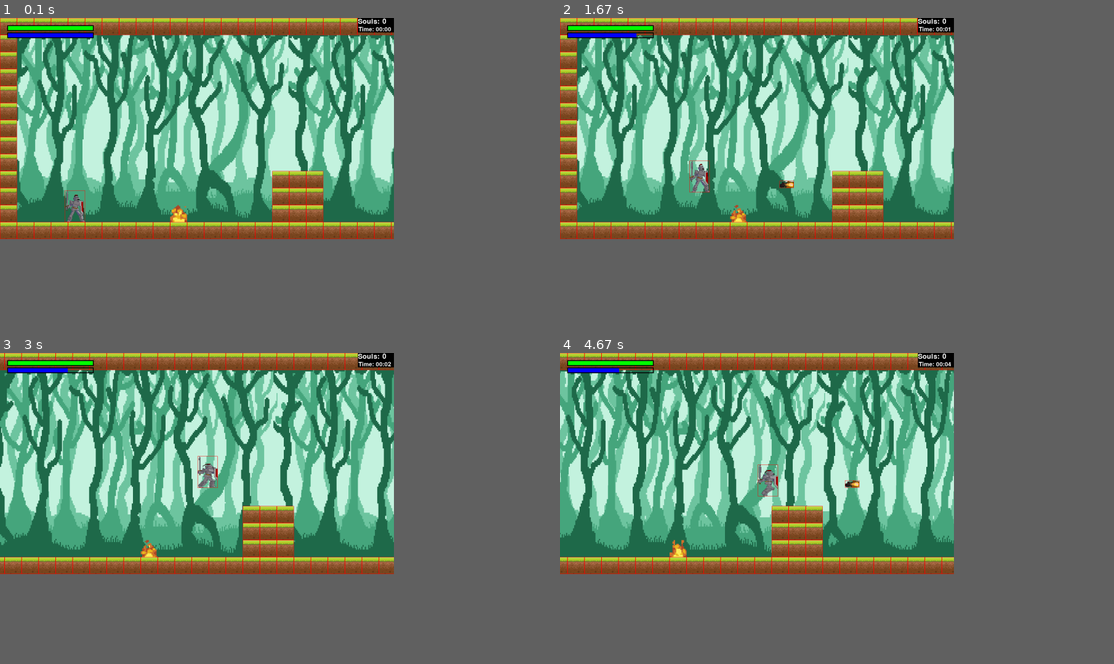
Above: before the commit, frames 1-4 (two rows, left to right).
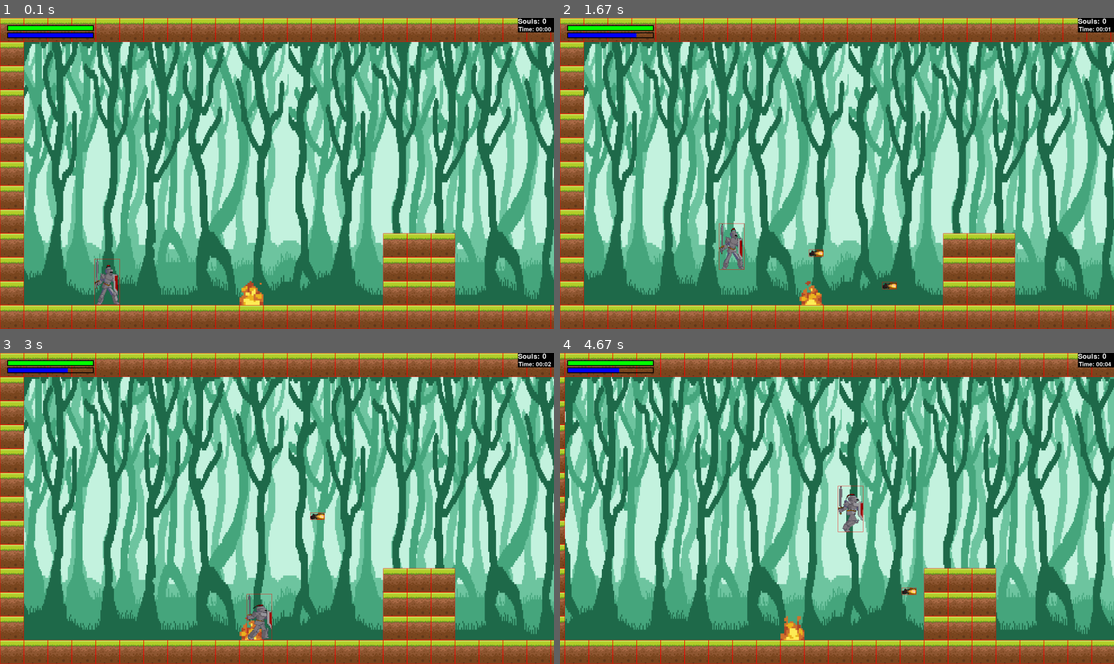
Above: after the commit, the same moments.

Repository: Ignacio630/ignacio_medici_pygame_tp_final
Game: pygame game, started from proyecto_final_juego/main.py
The game is run twice, just before and just after one commit, with the same random seed, the same clock (stepped at 60 frames per second) and the same inputs.
Inputs:
- Up to frame 1 (0.1 s): no input
- Up to frame 2 (1.67 s): tap X at 0.33, 0.82 s; hold Right 0.67-1.13 s; tap Space at 0.73, 1.03, 1.23, 1.53 s; hold Right 1.17-1.63 s
- Up to frame 3 (3 s): hold Right 1.67-2.2 s; tap Space at 1.73, 2.03, 2.3, 2.6, 2.73 s; hold Right 2.23-2.63 s; tap X at 2.38 s; hold Right from 2.67 s (still down); tap Z at 2.82 s
- Up to frame 4 (4.67 s): tap Space at 3.03, 3.4, 3.7, 3.9, 4.2, 4.4 s; release Right at 3.3 s; hold Left 3.33-3.8 s; hold Right 3.83-4.3 s; tap X at 3.98 s; hold Right from 4.33 s (still down); tap Z at 4.48 s
In our replay, the window is 640x359 before the commit and 900x505 after it. These sizes can differ from the game's own. Grey fills any space a smaller window leaves; there, only what the larger window draws over its background counts as a difference.

The runs differ from the first frame. In frame 1, 71% of the frame differs, in the area x 0-100%, y 0-100%; in frame 2, 71%; in frame 3, 77%; in frame 4, 77%.

Commit message:
progreso enemigop

Diff:
--- a/proyecto_final_juego/config.py
+++ b/proyecto_final_juego/config.py
@@ -36,35 +36,54 @@
 T = (0, 0, 0, 0)
 
 #direccion
-
 DIRECCION = True
 
-
-
-
 #Opciones resolucion
-resolution = 2
+resolution = 0
 
 if resolution == 0:
+    JUMP_POWER = 14
+
     platform_size = 83
+
     RESOLUTION_WIDTH = 1920
     RESOLUTION_HEIGHT = len(level_map_1) * platform_size
 
+    ANCHO_JUGADOR = 50 * (RESOLUTION_WIDTH / RESOLUTION_HEIGHT)
+    ALTO_JUGADOR = 90 * (RESOLUTION_WIDTH / RESOLUTION_HEIGHT)
+
 elif resolution == 1:
     platform_size = 69
+
+    JUMP_POWER = 13
+
     RESOLUTION_WIDTH = 1600
     RESOLUTION_HEIGHT = len(level_map_1) * platform_size
 
+    ANCHO_JUGADOR = 40 * (RESOLUTION_WIDTH / RESOLUTION_HEIGHT)
+    ALTO_JUGADOR = 80 * (RESOLUTION_WIDTH / RESOLUTION_HEIGHT)
+
 elif resolution == 2:
     platform_size = 59
+
+    JUMP_POWER = 12
+
     RESOLUTION_WIDTH = 1366
     RESOLUTION_HEIGHT = len(level_map_1) * platform_size
 
+    ANCHO_JUGADOR = 40 * (RESOLUTION_WIDTH / RESOLUTION_HEIGHT)
+    ALTO_JUGADOR = 70 * (RESOLUTION_WIDTH / RESOLUTION_HEIGHT)
+
 else:
     platform_size = 59
+
+    JUMP_POWER = 12
+
     RESOLUTION_WIDTH = 1366
     RESOLUTION_HEIGHT = len(level_map_1) * platform_size
 
+    ANCHO_JUGADOR = 40 * (RESOLUTION_WIDTH / RESOLUTION_HEIGHT)
+    ALTO_JUGADOR = 70 * (RESOLUTION_WIDTH / RESOLUTION_HEIGHT)
 
 
 #definimos las dimensiones iniciales de la pantalla
@@ -87,8 +106,7 @@
     #Enemigo
     VIDA_ENEMIGO = 300
 
-ANCHO_JUGADOR = 70
-ALTO_JUGADOR = 110
+
 
 SPEED_WALK = 4
 SPEED_RUN = 6
--- a/proyecto_final_juego/enemigo.py
+++ b/proyecto_final_juego/enemigo.py
@@ -50,8 +50,8 @@
                     self.rect_enemy.top = limit.rect.bottom
                     self.direction.y = self.speed
 
-    def enemy_attack(self):
-        pass
+    def enemy_attack(self,screen):
+        pygame.draw.line(screen,R,(self.rect_enemy.x,100),(self.rect_enemy.x,200))
 
     def kill(self):
         if self.hp <= 0:
@@ -68,7 +68,7 @@
     def draw(self,screen):
         if not self.is_dead:
             screen.blit(self.surface_enemy,self.rect_enemy)
-            self.stat_bar(screen=screen,x=self.rect_enemy.x,y=self.rect_enemy.y-20,color=G,stat=self.hp)
-
+            self.stat_bar(screen=screen,x=self.rect_enemy.x,y=self.rect_enemy.y-25,color=G,stat=self.hp)
+            self.enemy_attack(screen)
         if DEBUG:
             pygame.draw.rect(screen,R,self.rect_enemy,1)
--- a/proyecto_final_juego/main.py
+++ b/proyecto_final_juego/main.py
@@ -28,6 +28,7 @@
     delta_ms = tiempo.tick(FPS)
     event_list = pygame.event.get()
     keys = pygame.key.get_pressed()
+
     for event in event_list:
         if event.type == pygame.QUIT or main_menu.button_dict["exit"].is_active or keys[pygame.K_ESCAPE]:
             esta_corriendo = False
--- a/proyecto_final_juego/mapa.py
+++ b/proyecto_final_juego/mapa.py
@@ -79,7 +79,7 @@
                     plataforma = Plataforma((x,y),platform_size,path="{0}".format(PATH_PLATAFORMA),flag=True,frame=15)
                     self.limits_list.append(plataforma)
                 if row == "P":
-                    self.player = Player(path=PATH_JUGADOR,speed_walk=SPEED_WALK,speed_run=SPEED_RUN,jump_power=-20,jump_height=200,gravity=0.8,size=(ANCHO_JUGADOR,ALTO_JUGADOR),pos=(x,y),screen=self.screen)
+                    self.player = Player(path=PATH_JUGADOR,speed_walk=SPEED_WALK,speed_run=SPEED_RUN,jump_power=-JUMP_POWER*(RESOLUTION_WIDTH/RESOLUTION_HEIGHT),gravity=0.8,size=(ANCHO_JUGADOR,ALTO_JUGADOR),pos=(x,y),screen=self.screen)
                 if row == "E":
                     enemy = Enemy(path=PATH_ENEMIGO,size=platform_size,pos=(x,y),frames=4)
                     self.enemy_list.append(enemy)
--- a/proyecto_final_juego/player.py
+++ b/proyecto_final_juego/player.py
@@ -5,7 +5,7 @@
 from fireball import Fireball
 
 class Player:
-    def __init__(self,path,speed_walk,speed_run,jump_power,jump_height,gravity,size,pos,screen) -> None:
+    def __init__(self,path,speed_walk,speed_run,jump_power,gravity,size,pos,screen) -> None:
         self.stay_frames_r = getSurfaceFromSeparateSprite("{0}{1}".format(path,PATH_STAND),9,False,size)
         self.stay_frames_l = getSurfaceFromSeparateSprite("{0}{1}".format(path,PATH_STAND),9,True,size)
         self.walk_frame_r = getSurfaceFromSeparateSprite("{0}{1}".format(path,PATH_WALK),6,False,size)
@@ -31,8 +31,6 @@
         self.speed_walk = speed_walk
         self.speed_run = speed_run
         self.jump_power = jump_power
-        self.jump_height = jump_height
-        self.start_jump = 0
         #
         self.is_grounded = False
         self.is_jumping = False
